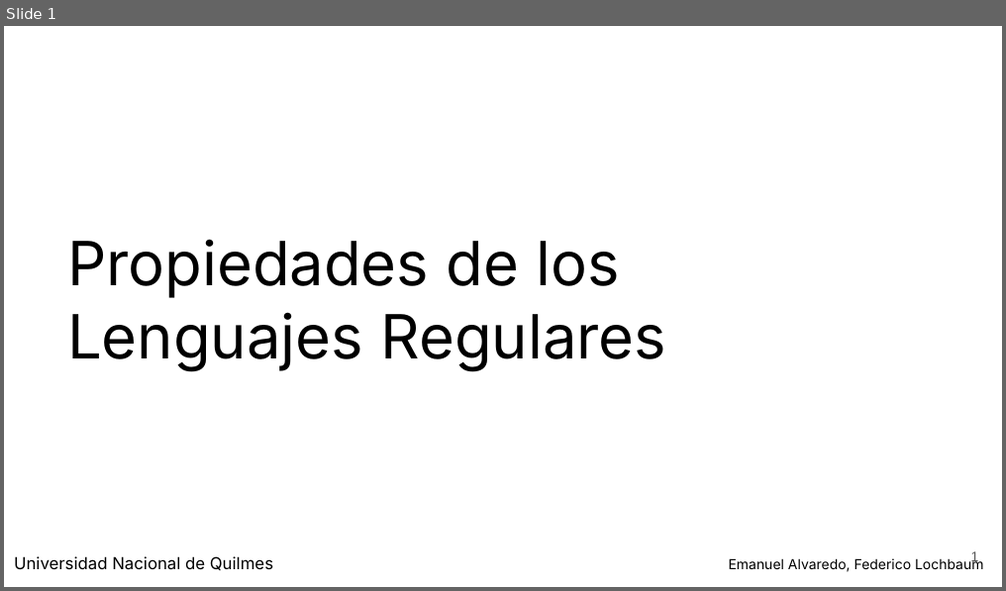
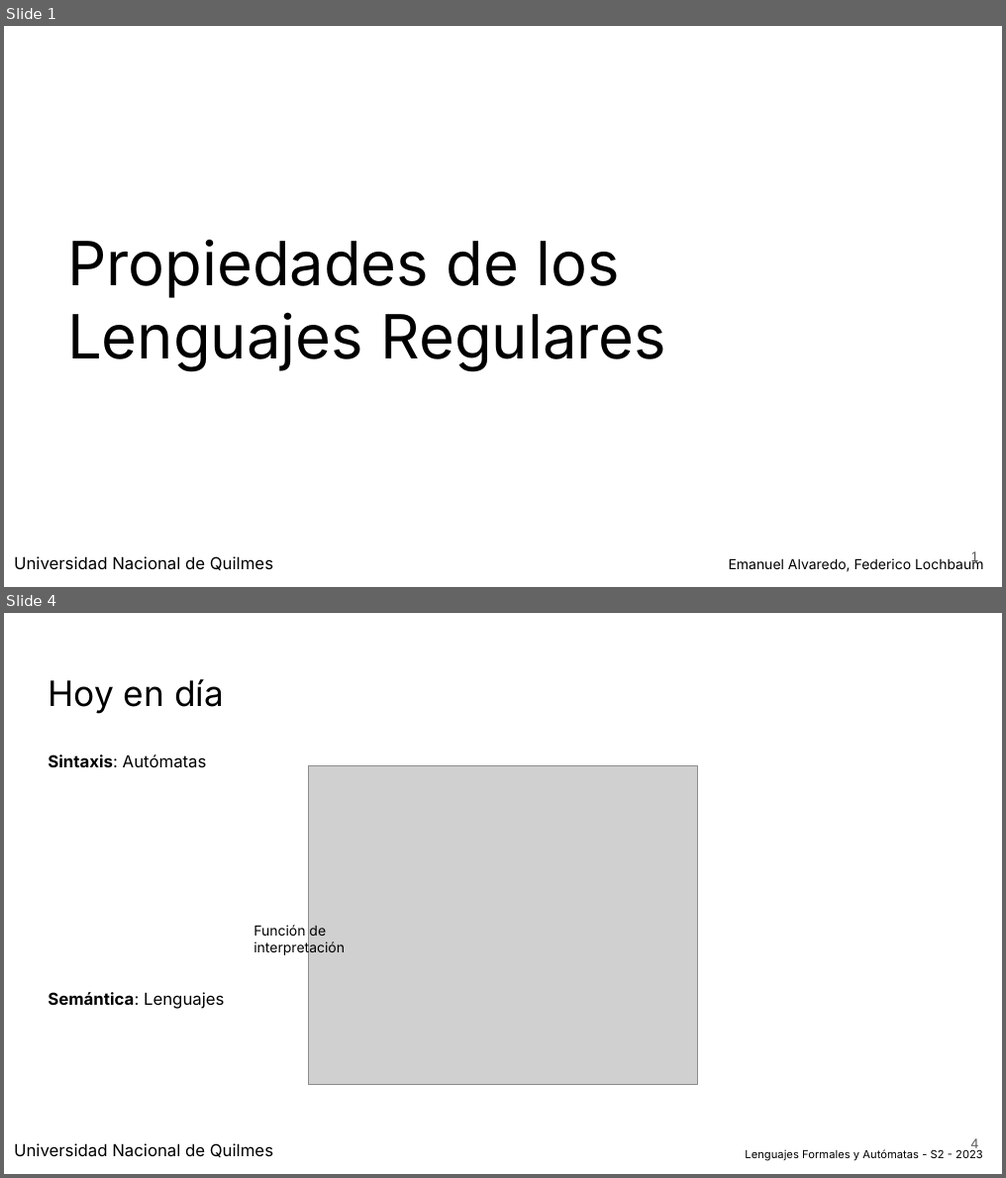
Before and after one commit to FedeLoch/LFA-UNQ-TEO, a slide deck: pptx/LFA T7 ( Propiedades L Regulares ) - 2023 - S2.pptx. Shown one above the other, each under a label of ours: slide 1 before the commit, slides 1 and 4 after it; the slides between them are not shown. The pictures are 1006x591 and 1006x1178 pixels, drawn with LibreOffice and Linux fonts; fonts in the diff are those of the drawing; grey boxes stand for pictures. Boxes give left, top, right and bottom in pixels: in the first picture for what was removed or moved away, otherwise in the second. Text is boxed around its words. In the diff, an @@ line names an element or a change of style, - is before the commit and + after.

```diff
--- a/pptx/LFA T7 ( Propiedades L Regulares ) - 2023 - S2.pptx
+++ b/pptx/LFA T7 ( Propiedades L Regulares ) - 2023 - S2.pptx
@@ slide 4 added at <box>4,613,1002,1174</box>, background #FFFFFF @@
@@ title added at <box>48,679,224,714</box>, 25.2 pt, text #000000 @@
+Hoy en día
@@ text added at <box>48,755,224,1009</box>, 12 pt, text #000000 @@
+Sintaxis: Autómatas
+Semántica: Lenguajes
@@ picture added at <box>308,765,698,1085</box> @@
@@ text added at <box>253,925,345,957</box>, 10 pt, text #000000 @@
+Función de interpretación
@@ subtitle added at <box>14,1144,273,1157</box>, 12 pt, text #000000 @@
+Universidad Nacional de Quilmes
@@ page number added at <box>971,1139,979,1153</box>, 10 pt, text #595959 @@
+4
@@ text added at <box>745,1150,983,1161</box>, 8 pt, text #000000 @@
+Lenguajes Formales y Autómatas - S2 - 2023
```
Also in this commit, not shown: 31 other slides added, 3 other files.
